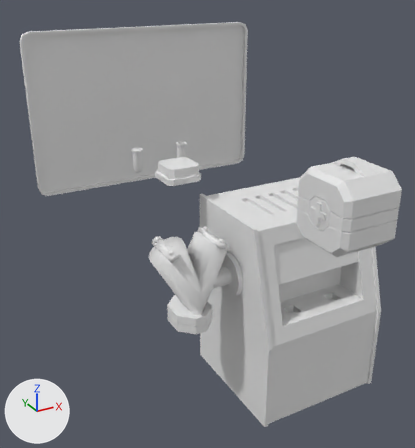
An edit to the FBX model Assets/Imported/Something.fbx, drawn before and after from the same camera.
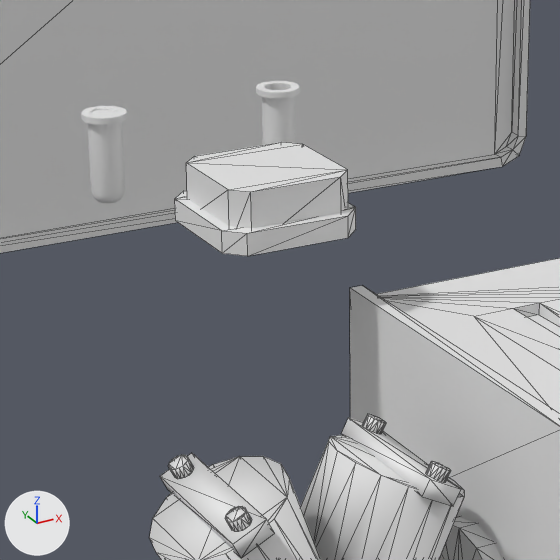
Each version is shown whole from a 50 mm lens placed at (51.47, -1.75, 2.11), pointed at (53.06, 1.14, 0.66), then close up on the part from 27% to 61% of the width and 27% to 59% of the height. The axes (+X, +Y, +Z) are drawn at lower left. The lights are the same throughout. The last two pictures show the newer version. The close-ups show mesh edges as thin lines. Where no turn or scale is listed for an object, it has been applied to the vertices.

Before the edit, the objects in view are built like this:
```python
me_cube_399 = bpy.data.meshes.new('Cube.399')
me_cube_399.from_pydata(...)  # 16 vertices, 28 faces; spans x -0.096..0.096, y -0.096..0.096, z -0.043..0.043
me_cube_399.materials.append(mat_svet)  # its picture is missing
me_cylinder_123 = bpy.data.meshes.new('Cylinder.123')
me_cylinder_123.from_pydata(...)  # 208 vertices, 412 faces; spans x -0.037..0.037, y -0.037..0.037, z -0.072..0.082
# faces by material slot: [400, 12]
me_cylinder_123.materials.append(mat_svet)  # its picture is missing
me_cylinder_123.materials.append(mat_material_002)  # white #e7e7e7
me_cylinder_125 = bpy.data.meshes.new('Cylinder.125')
me_cylinder_125.from_pydata(...)  # 176 vertices, 348 faces; spans x -0.037..0.037, y -0.037..0.037, z -0.072..0.082
me_cylinder_125.materials.append(mat_svet)  # its picture is missing
ob_cube_297 = bpy.data.objects.new('Cube.297', me_cube_399)
ob_cube_297.location = (52.846, 1.095, 1.063)
ob_cylinder_071 = bpy.data.objects.new('Cylinder.071', me_cylinder_123)
ob_cylinder_071.location = (53.129, 1.631, 0.973)
ob_cylinder_076 = bpy.data.objects.new('Cylinder.076', me_cylinder_125)
ob_cylinder_076.location = (52.81, 1.631, 0.973)
# also in view: 'Cube.295' at (53.12, 0.68, 0.33); 'Cube.294' at (53.22, 2.4, 1.15); 'Cube.301' at (52.84, 1.09, 1.03)
```
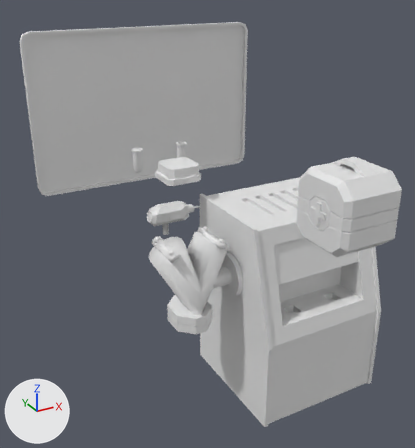
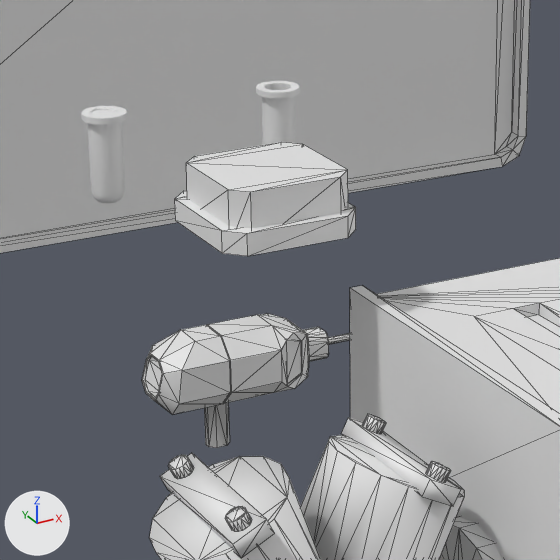
Where the change shows, as pixel boxes (x1, y1, x2, y2) in the close-ups (560 x 560 px):
```json
{"object": "Cube.296", "change": "added", "after": [142, 313, 350, 448]}
```

The change, as JSON lines over the scene's bpy script:
```json
{"op": "add", "block": "me_cube_302", "code": ["me_cube_302 = bpy.data.meshes.new('Cube.302')", "me_cube_302.from_pydata(...)  # 172 vertices, 336 faces; spans x -0.095..0.398, y -0.076..0.076, z -0.181..0.076", "me_cube_302.materials.append(mat_svet)  # its picture is missing"]}
{"op": "add", "block": "ob_cube_296", "code": ["ob_cube_296 = bpy.data.objects.new('Cube.296', me_cube_302)", "ob_cube_296.location = (53.213, 2.232, 0.295)"]}
```
